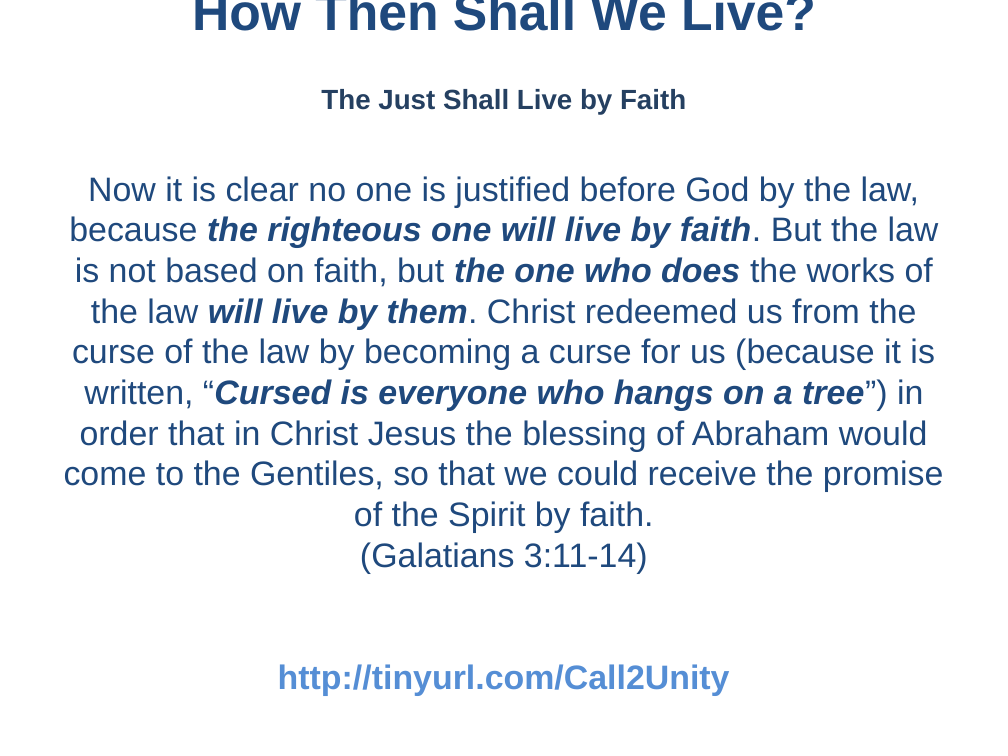
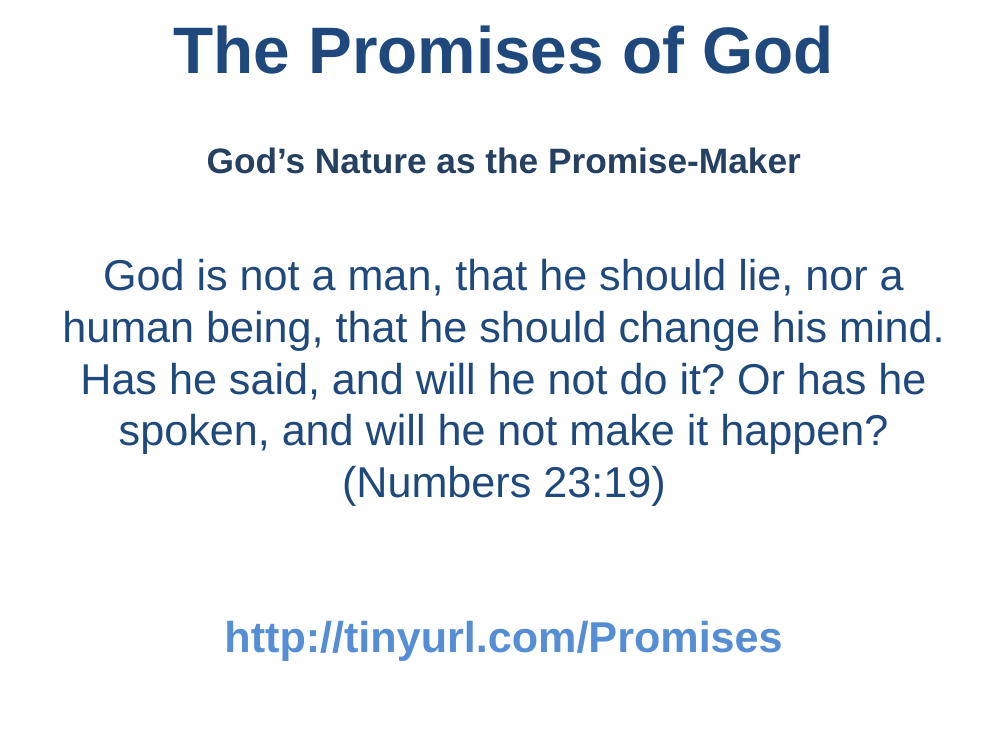
Before and after one commit to UsefulEngines/EvangelismPublic, a slide deck: slide 1 of 2025-Q4/Promises1/2025-10-05-Promises1.pptx. Drawn at 1008x756 pixels with LibreOffice and Linux fonts; fonts in the diff are those of the drawing. Boxes give left, top, right and bottom in pixels: in the first picture for what was removed or moved away, otherwise in the second. Text is boxed around its words. In the diff, an @@ line names an element or a change of style, - is before the commit and + after.

```diff
--- a/2025-Q4/Promises1/2025-10-05-Promises1.pptx
+++ b/2025-Q4/Promises1/2025-10-05-Promises1.pptx
@@ text at [62,25,944,661]: text changed; size 24.2 to 30.8 pt @@
-How Then Shall We Live?
-The Just Shall Live by Faith
-Now it is clear no one is justified before God by the law, because the righteous one will live by faith. But the law is not based on faith, but the one who does the works of the law will live by them. Christ redeemed us from the curse of the law by becoming a curse for us (because it is written, “Cursed is everyone who hangs on a tree”) in order that in Christ Jesus the blessing of Abraham would come to the Gentiles, so that we could receive the promise of the Spirit by faith.
-(Galatians 3:11-14)
-http://tinyurl.com/Call2Unity
+The Promises of God
+God’s Nature as the Promise-Maker
+God is not a man, that he should lie, nor a human being, that he should change his mind. Has he said, and will he not do it? Or has he spoken, and will he not make it happen?
+(Numbers 23:19)
+http://tinyurl.com/Promises
```
Also in this commit, not shown: 6 slides added, 8 slides removed, 2 other files.
